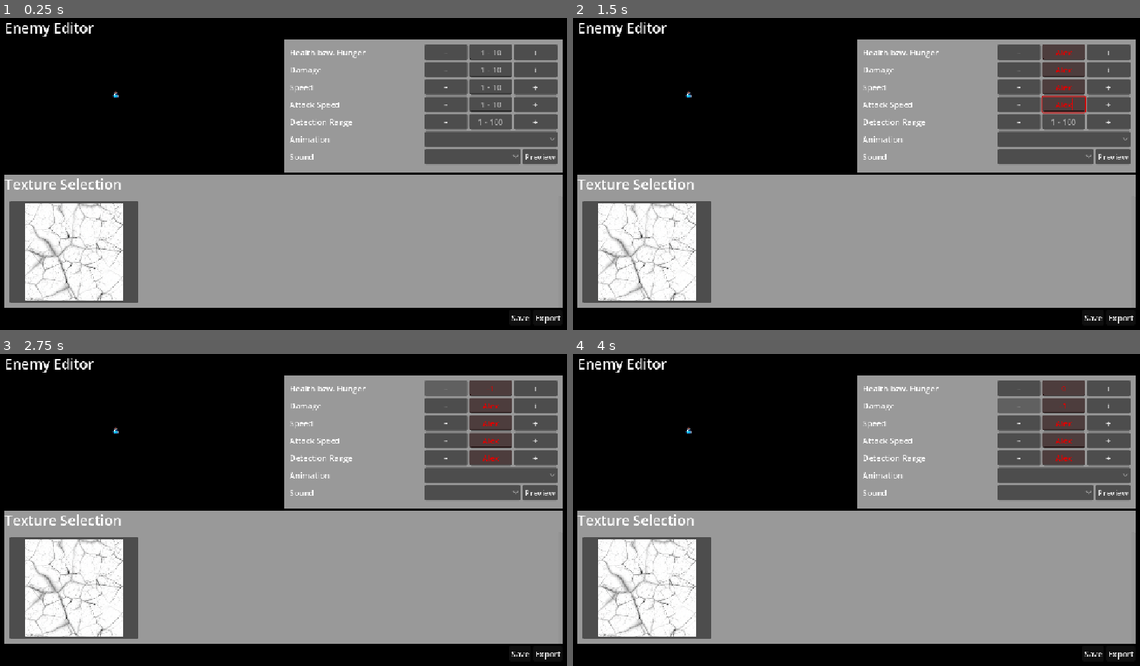
Above: before the commit, frames 1-4 (two rows, left to right).
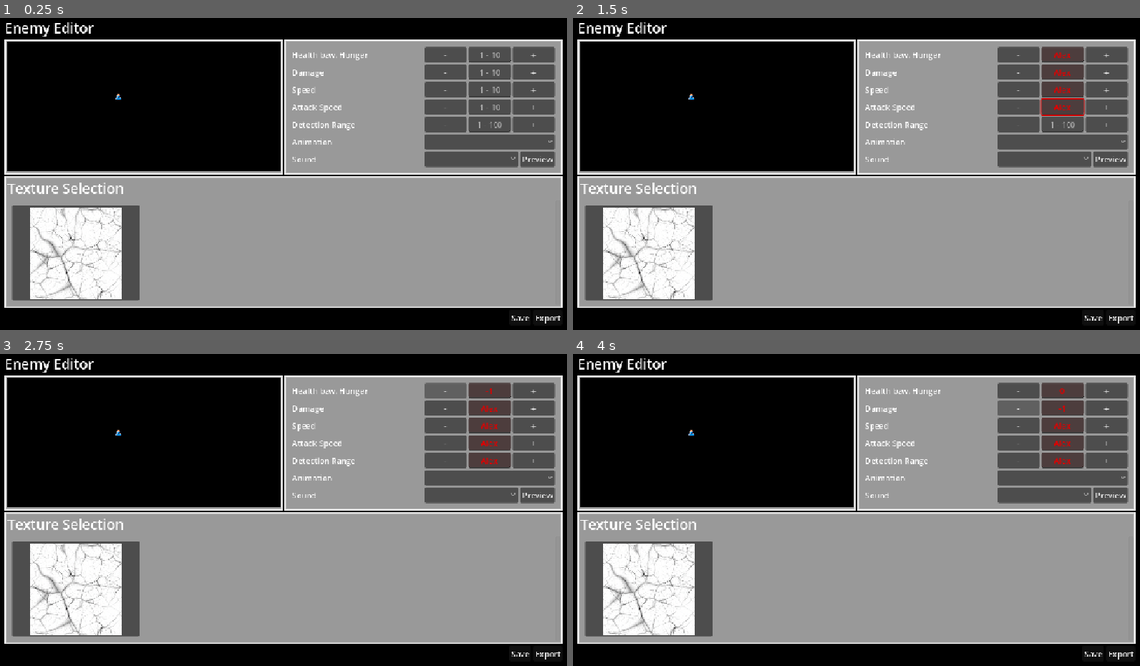
Above: after the commit, the same moments.

Repository: bnjmntmm/play_dungeon_crawler
Game: Godot game, scene res://feature/editor tool/AnimalEditorToolUI.tscn
The game is run twice, just before and just after one commit, with the same random seed, the same clock (stepped at 60 frames per second) and the same inputs. This scene is started directly instead of the project's main scene. The engine's default icon, where the game draws it, is replaced by a stand-in: a white triangle on a blue panel in a dark square.
Inputs (mouse positions are in pixels of both pictures, inside the frame that each line leads up to):
- Up to frame 1 (0.25 s): no input
- Up to frame 2 (1.5 s): click (1066, 52) at 0.52 s; type "Alex" at 0.6 s; click (1066, 71) at 0.75 s; type "Alex" at 0.83 s; click (1066, 86) at 0.98 s; type "Alex" at 1.07 s; click (1066, 105) at 1.27 s; type "Alex" at 1.35 s
- Up to frame 3 (2.75 s): click (493, 456) at 1.5 s; type "Alex" at 1.58 s; click "-" at 2 s
- Up to frame 4 (4 s): click "+" at 2.75 s; click "-" at 3.5 s

The runs differ from the first frame. In frame 1, 11% of the frame differs, in the area x 0-100%, y 6-93%; in frame 2, 11%; in frame 3, 11%; in frame 4, 11%.
Error in both runs: Invalid access to property or key 'attack_speed' on a base object of type 'Nil'. (res://feature/editor)

Commit message:
adding panels

Diff:
--- a/feature/editor tool/AnimalEditorToolUI.tscn
+++ b/feature/editor tool/AnimalEditorToolUI.tscn
@@ -357,22 +357,27 @@
 layout_mode = 2
 size_flags_vertical = 3
 
-[node name="SubViewportContainer" type="SubViewportContainer" parent="MarginContainer/VBoxContainer/HBoxContainer2" unique_id=1859606228]
+[node name="PanelContainer2" type="PanelContainer" parent="MarginContainer/VBoxContainer/HBoxContainer2" unique_id=1654267999]
+layout_mode = 2
+size_flags_horizontal = 3
+theme_override_styles/panel = ExtResource("2_vf8p1")
+
+[node name="SubViewportContainer" type="SubViewportContainer" parent="MarginContainer/VBoxContainer/HBoxContainer2/PanelContainer2" unique_id=1859606228]
 layout_mode = 2
 size_flags_horizontal = 3
 size_flags_vertical = 3
 stretch = true
 
-[node name="SubViewport" type="SubViewport" parent="MarginContainer/VBoxContainer/HBoxContainer2/SubViewportContainer" unique_id=801851304]
+[node name="SubViewport" type="SubViewport" parent="MarginContainer/VBoxContainer/HBoxContainer2/PanelContainer2/SubViewportContainer" unique_id=801851304]
 handle_input_locally = false
-size = Vector2i(559, 268)
+size = Vector2i(549, 261)
 render_target_update_mode = 4
 
-[node name="AnimalScene" parent="MarginContainer/VBoxContainer/HBoxContainer2/SubViewportContainer/SubViewport" unique_id=775286256 instance=ExtResource("2_jd8r5")]
+[node name="AnimalScene" parent="MarginContainer/VBoxContainer/HBoxContainer2/PanelContainer2/SubViewportContainer/SubViewport" unique_id=775286256 instance=ExtResource("2_jd8r5")]
 unique_name_in_owner = true
 position = Vector2(224, 110)
 
-[node name="AttackTimer" type="Timer" parent="MarginContainer/VBoxContainer/HBoxContainer2/SubViewportContainer/SubViewport" unique_id=273348902]
+[node name="AttackTimer" type="Timer" parent="MarginContainer/VBoxContainer/HBoxContainer2/PanelContainer2/SubViewportContainer/SubViewport" unique_id=273348902]
 unique_name_in_owner = true
 autostart = true
 
@@ -657,7 +662,7 @@
 
 [node name="AudioStreamPlayer" type="AudioStreamPlayer" parent="." unique_id=1746640066]
 
-[connection signal="timeout" from="MarginContainer/VBoxContainer/HBoxContainer2/SubViewportContainer/SubViewport/AttackTimer" to="." method="_on_attack_timer_timeout"]
+[connection signal="timeout" from="MarginContainer/VBoxContainer/HBoxContainer2/PanelContainer2/SubViewportContainer/SubViewport/AttackTimer" to="." method="_on_attack_timer_timeout"]
 [connection signal="pressed" from="MarginContainer/VBoxContainer/HBoxContainer2/PanelContainer/MarginContainer/GridContainer/Health Settings/HBoxContainer/Health_Down_Button" to="." method="_on_health_down_button_pressed"]
 [connection signal="text_changed" from="MarginContainer/VBoxContainer/HBoxContainer2/PanelContainer/MarginContainer/GridContainer/Health Settings/HBoxContainer/Health_TextEdit" to="." method="_on_health_text_edit_text_changed"]
 [connection signal="pressed" from="MarginContainer/VBoxContainer/HBoxContainer2/PanelContainer/MarginContainer/GridContainer/Health Settings/HBoxContainer/Health_Up_Button" to="." method="_on_health_up_button_pressed"]
--- a/feature/editor tool/stylebox_editor_tool.tres
+++ b/feature/editor tool/stylebox_editor_tool.tres
@@ -1,3 +1,9 @@
 [gd_resource type="StyleBoxFlat" format=3 uid="uid://bbx147h12vq6p"]
 
 [resource]
+border_width_left = 5
+border_width_top = 5
+border_width_right = 5
+border_width_bottom = 5
+border_color = Color(1, 1, 1, 1)
+border_blend = true
